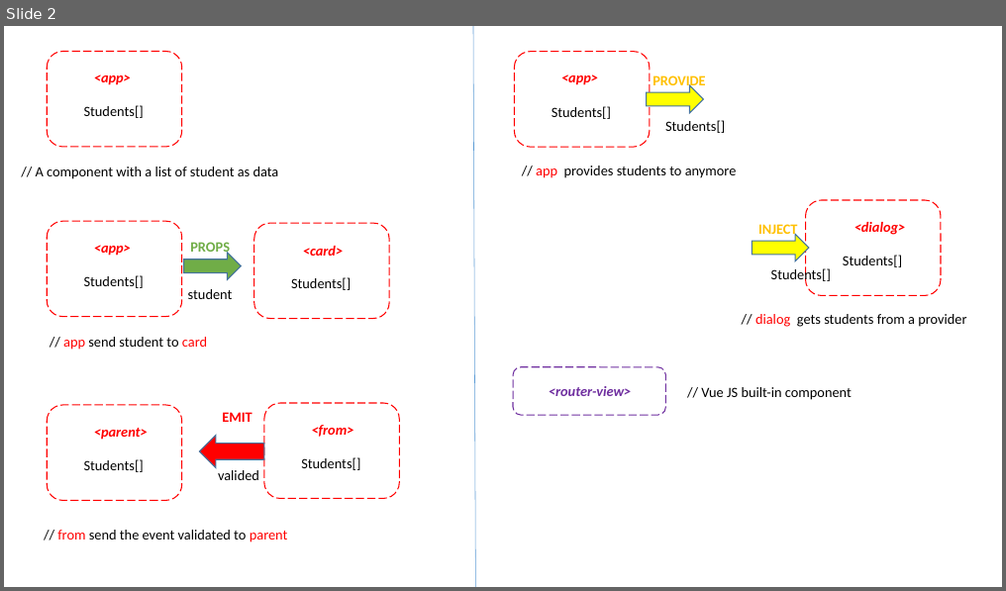
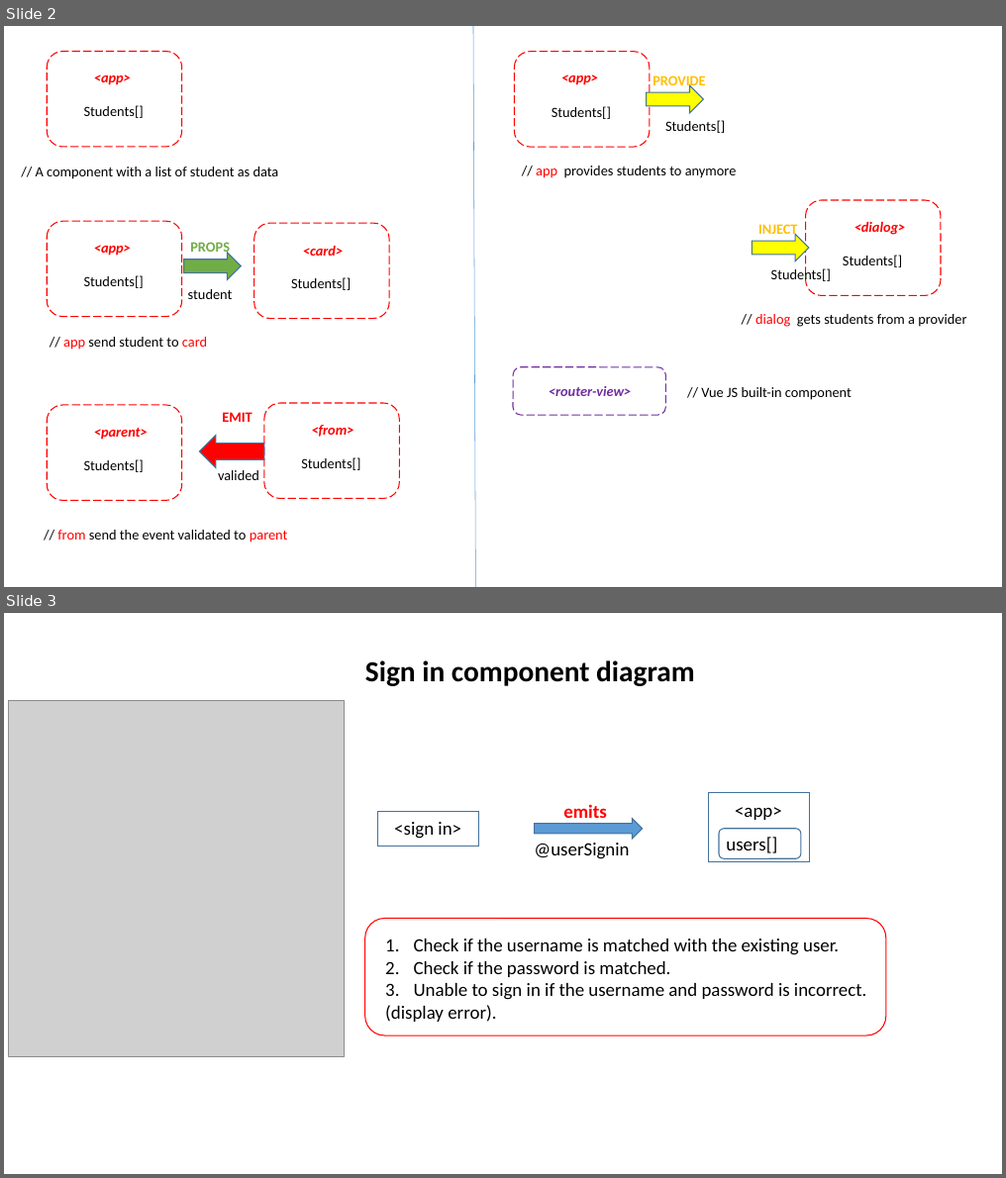
Before and after one commit to pnc-virtual-company/2021-G4-V2-PART1, a slide deck: docs/COMPONENT-DIAGRAM.pptx. Shown one above the other, each under a label of ours: slide 2 before the commit, slides 2 and 3 after it. The pictures are 1006x591 and 1006x1178 pixels, drawn with LibreOffice and Linux fonts; fonts in the diff are those of the drawing; grey boxes stand for pictures. Boxes give left, top, right and bottom in pixels: in the first picture for what was removed or moved away, otherwise in the second. Text is boxed around its words. In the diff, an @@ line names an element or a change of style, - is before the commit and + after.

```diff
--- a/docs/COMPONENT-DIAGRAM.pptx
+++ b/docs/COMPONENT-DIAGRAM.pptx
@@ slide 3 added at (x1=4, y1=613, x2=1002, y2=1174), background #FFFFFF @@
@@ text added at (x1=365, y1=661, x2=695, y2=686), 28 pt, text #000000, bold @@
+Sign in component diagram
@@ picture added at (x1=8, y1=701, x2=344, y2=1058) @@
@@ rectangle added at (x1=378, y1=811, x2=479, y2=847), outline #43739E 1 pt @@
@@ right arrow added at (x1=535, y1=819, x2=643, y2=839), fill #5B9BD5, outline #43739E 1 pt @@
@@ text added at (x1=563, y1=804, x2=607, y2=818), 18 pt, text #FF0000, bold @@
+emits
@@ rectangle added at (x1=709, y1=793, x2=810, y2=862), outline #43739E 1 pt @@
@@ text added at (x1=735, y1=807, x2=782, y2=820), 18 pt, text #000000 @@
+<app>
@@ text added at (x1=394, y1=822, x2=461, y2=839), 18 pt, text #000000 @@
+<sign in>
@@ text added at (x1=534, y1=843, x2=629, y2=860), 18 pt, text #000000 @@
+@userSignin
@@ rounded rectangle added at (x1=719, y1=829, x2=801, y2=859), outline #43739E 1 pt @@
@@ text added at (x1=726, y1=837, x2=777, y2=854), 18 pt, text #000000 @@
+users[]
@@ rounded rectangle added at (x1=364, y1=919, x2=886, y2=1036), outline #FF0000 1 pt @@
@@ text added at (x1=385, y1=939, x2=866, y2=1022), 18 pt, text #000000 @@
+1. Check if the username is matched with the existing user.
+2. Check if the password is matched.
+3. Unable to sign in if the username and password is incorrect.
+(display error).
```
Also in this commit, not shown: 1 other slide added, 6 other files.
